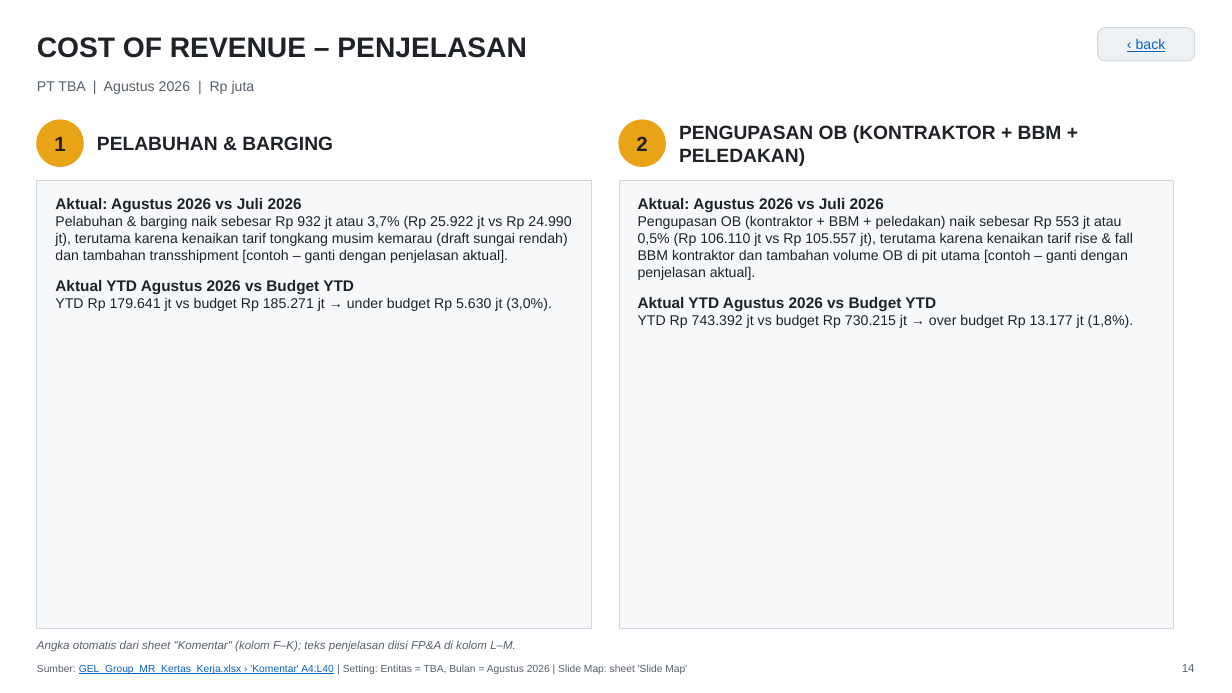
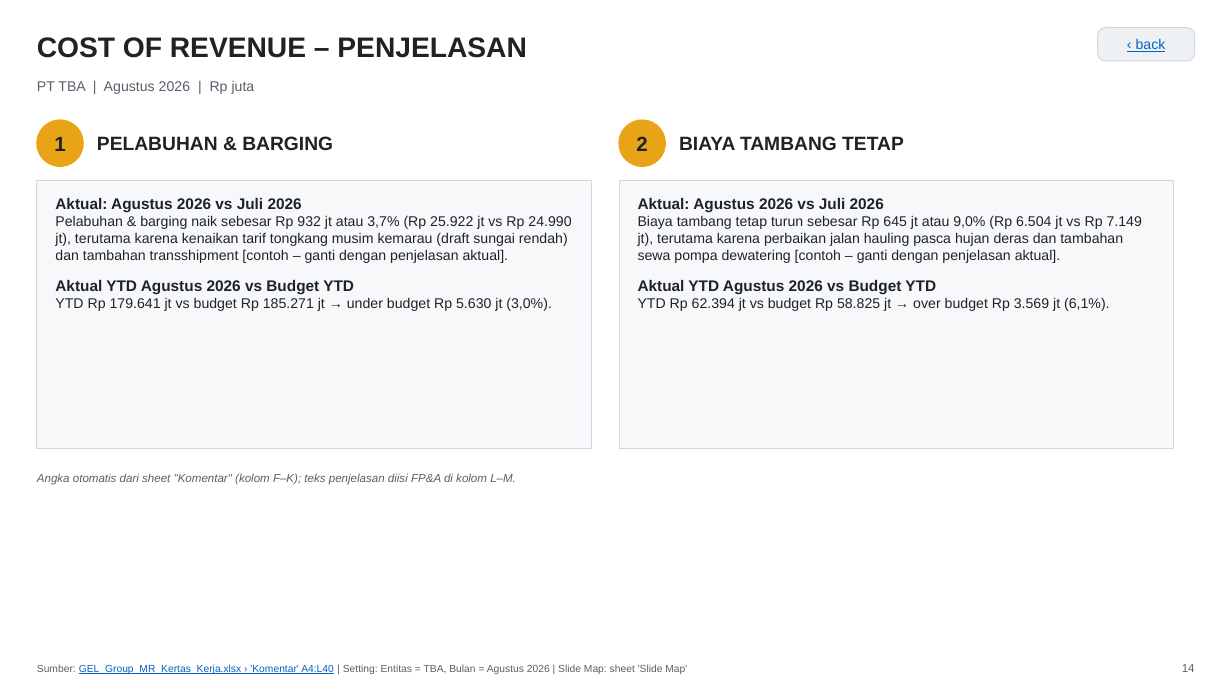
Before and after one commit to Riana-2106/Riana-NextGen-Builders-Final-Project, a slide deck: slide 14 of docs/fpa-global-energy-group/gel-group-management-report/GEL_Group_Management_Report.pptx. Drawn at 1232x693 pixels with LibreOffice and Linux fonts; fonts in the diff are those of the drawing. Boxes give left, top, right and bottom in pixels: in the first picture for what was removed or moved away, otherwise in the second. Text is boxed around its words. In the diff, an @@ line names an element or a change of style, - is before the commit and + after.

```diff
--- a/docs/fpa-global-energy-group/gel-group-management-report/GEL_Group_Management_Report.pptx
+++ b/docs/fpa-global-energy-group/gel-group-management-report/GEL_Group_Management_Report.pptx
@@ text at (x1=679, y1=136, x2=904, y2=150): text changed @@
-PENGUPASAN OB (KONTRAKTOR + BBM + PELEDAKAN)
+BIAYA TAMBANG TETAP
@@ rectangle resized from (x1=37, y1=180, x2=592, y2=628) to (x1=37, y1=180, x2=592, y2=448) @@
@@ rectangle resized from (x1=619, y1=180, x2=1174, y2=628) to (x1=619, y1=180, x2=1174, y2=448) @@
@@ text at (x1=638, y1=215, x2=1142, y2=263): text changed @@
-Pengupasan OB (kontraktor + BBM + peledakan) naik sebesar Rp 553 jt atau 0,5% (Rp 106.110 jt vs Rp 105.557 jt), terutama karena kenaikan tarif rise & fall BBM kontraktor dan tambahan volume OB di pit utama [contoh – ganti dengan penjelasan aktual].
+Biaya tambang tetap turun sebesar Rp 645 jt atau 9,0% (Rp 6.504 jt vs Rp 7.149 jt), terutama karena perbaikan jalan hauling pasca hujan deras dan tambahan sewa pompa dewatering [contoh – ganti dengan penjelasan aktual].
@@ text at (x1=638, y1=297, x2=1110, y2=311): text changed @@
-YTD Rp 743.392 jt vs budget Rp 730.215 jt → over budget Rp 13.177 jt (1,8%).
+YTD Rp 62.394 jt vs budget Rp 58.825 jt → over budget Rp 3.569 jt (6,1%).
@@ text "Angka otomatis dari sheet "Komentar" ..." moved from (x1=37, y1=640, x2=516, y2=652) to (x1=37, y1=473, x2=516, y2=485) @@
```
Also in this commit, not shown: 30 other slides changed, 1 slide added, 1 other file.
